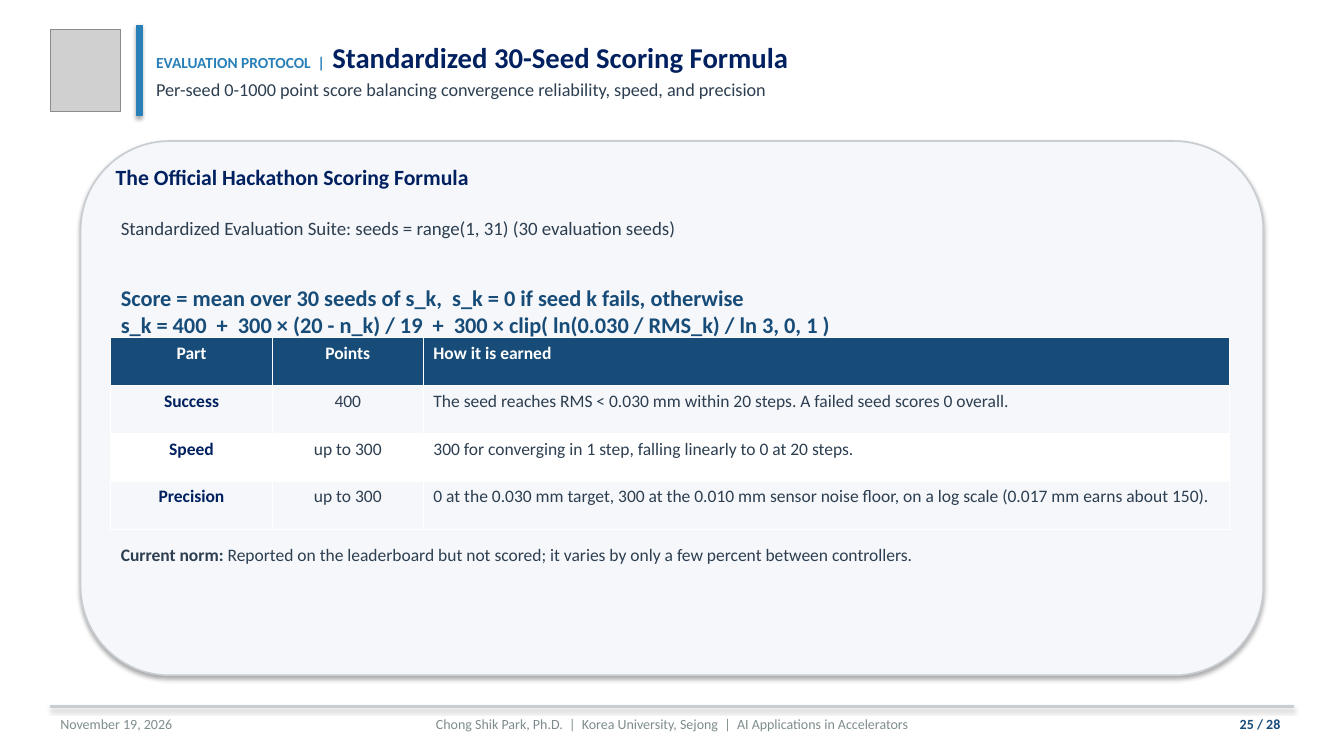
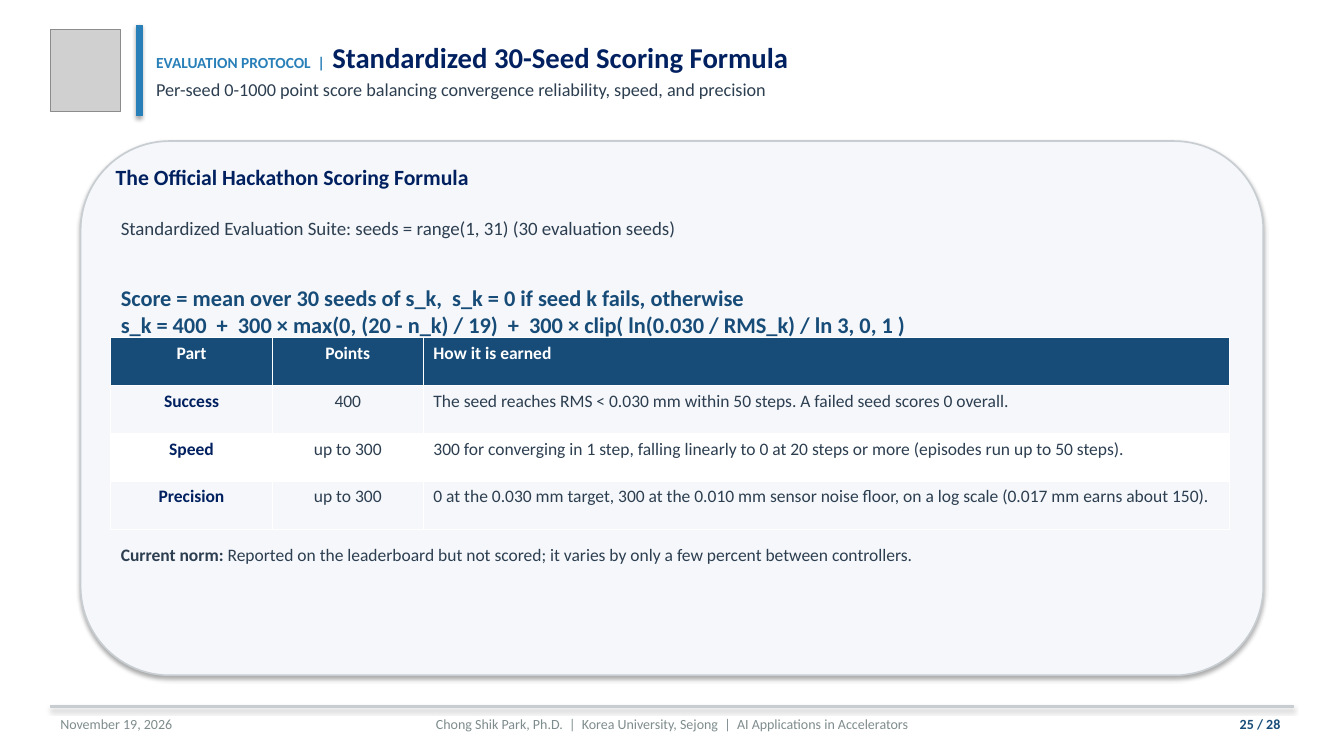
Before and after one commit to cspark7701/ai4acc-mini-hackathon, a slide deck: slide 25 of presentations/Lecture_1_AI_ML_Foundations_and_Control.pptx. Drawn at 1344x756 pixels with LibreOffice and Linux fonts; fonts in the diff are those of the drawing; grey boxes stand for pictures. Boxes give left, top, right and bottom in pixels: in the first picture for what was removed or moved away, otherwise in the second. Text is boxed around its words. In the diff, an @@ line names an element or a change of style, - is before the commit and + after.

```diff
--- a/presentations/Lecture_1_AI_ML_Foundations_and_Control.pptx
+++ b/presentations/Lecture_1_AI_ML_Foundations_and_Control.pptx
@@ text at (121, 290, 893, 340): text changed @@
-Score = mean over 30 seeds of s_k, s_k = 0 if seed k fails, otherwise
-s_k = 400 + 300 × (20 - n_k) / 19 + 300 × clip( ln(0.030 / RMS_k) / ln 3, 0, 1 )
+Score = mean over 30 seeds of s_k, s_k = 0 if seed k fails, otherwise
+s_k = 400 + 300 × max(0, (20 - n_k) / 19) + 300 × clip( ln(0.030 / RMS_k) / ln 3, 0, 1 )
@@ table at (111, 338, 1230, 529) @@
-row 2, column 3: The seed reaches RMS < 0.030 mm within 20 steps. A failed seed scores 0 overall.
+row 2, column 3: The seed reaches RMS < 0.030 mm within 50 steps. A failed seed scores 0 overall.
-row 3, column 3: 300 for converging in 1 step, falling linearly to 0 at 20 steps.
+row 3, column 3: 300 for converging in 1 step, falling linearly to 0 at 20 steps or more (episodes run up to 50 steps).
```
Also in this commit, not shown: 4 other slides changed, 17 other files.
